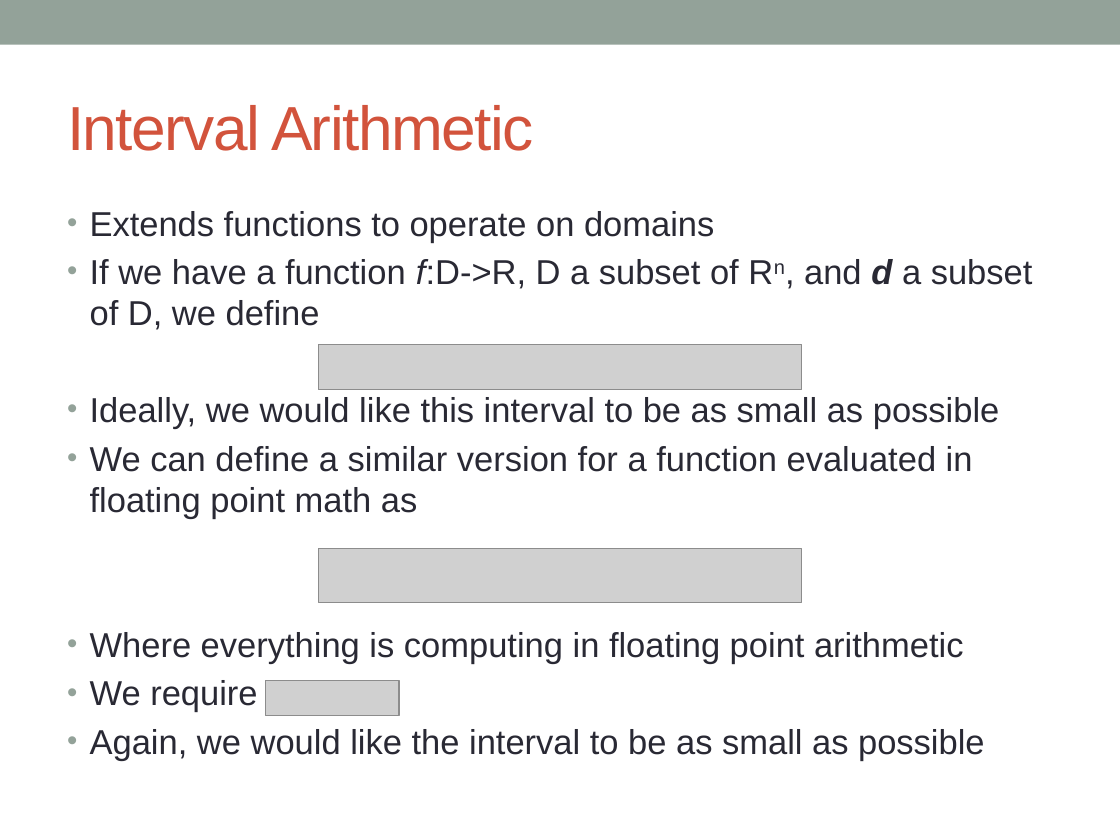
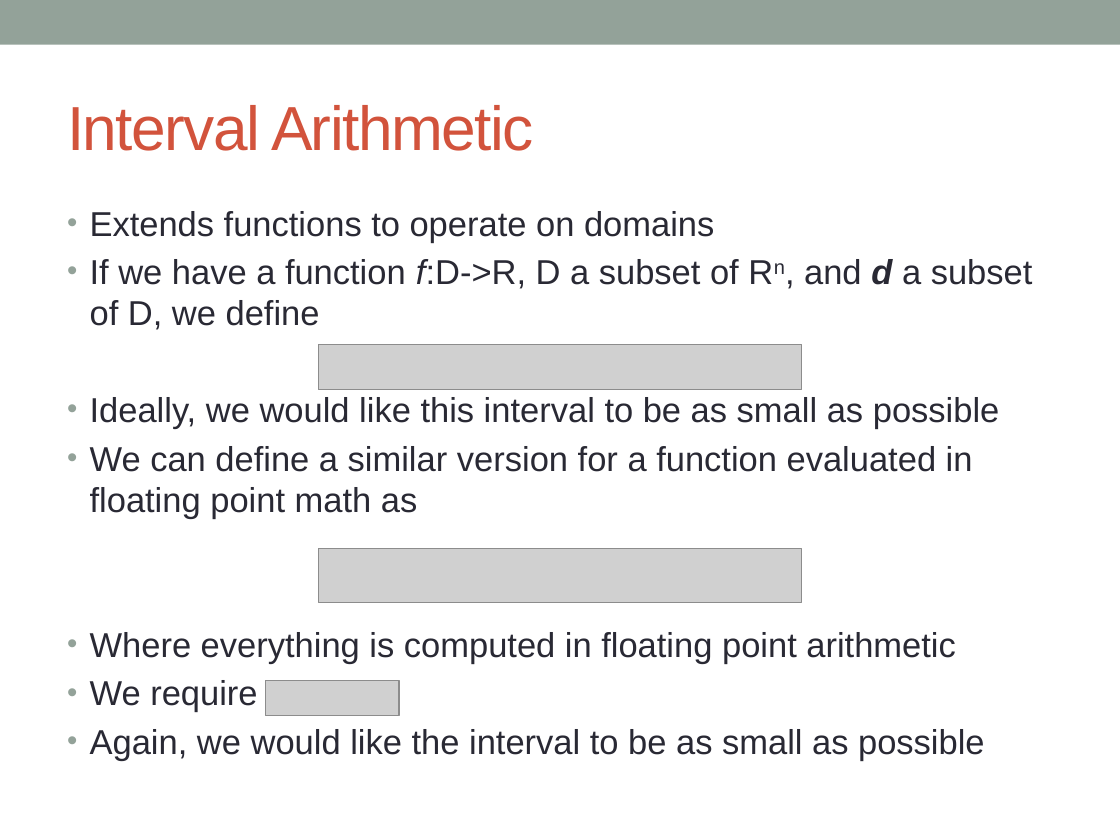
Before and after one commit to keram88/gelpia_presentation, a slide deck: slide 3 of Braxton.pptx. Drawn at 1120x840 pixels with LibreOffice and Linux fonts; fonts in the diff are those of the drawing; grey boxes stand for pictures. Boxes give left, top, right and bottom in pixels: in the first picture for what was removed or moved away, otherwise in the second. Text is boxed around its words. In the diff, an @@ line names an element or a change of style, - is before the commit and + after.

Commit message:
D'oh

```diff
--- a/Braxton.pptx
+++ b/Braxton.pptx
@@ text at (x1=90, y1=632, x2=955, y2=664): text changed @@
-• Where everything is computing in floating point arithmetic
+• Where everything is computed in floating point arithmetic
```
